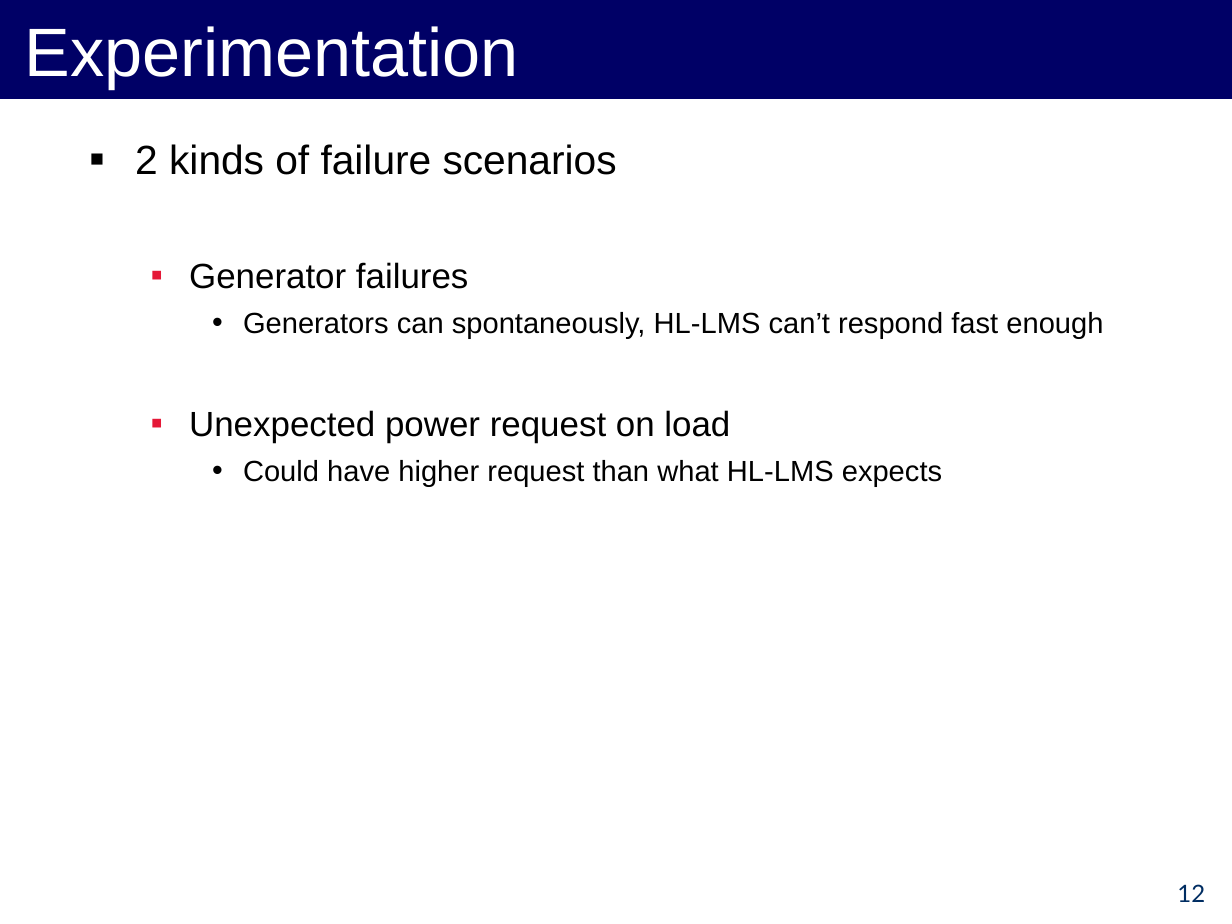
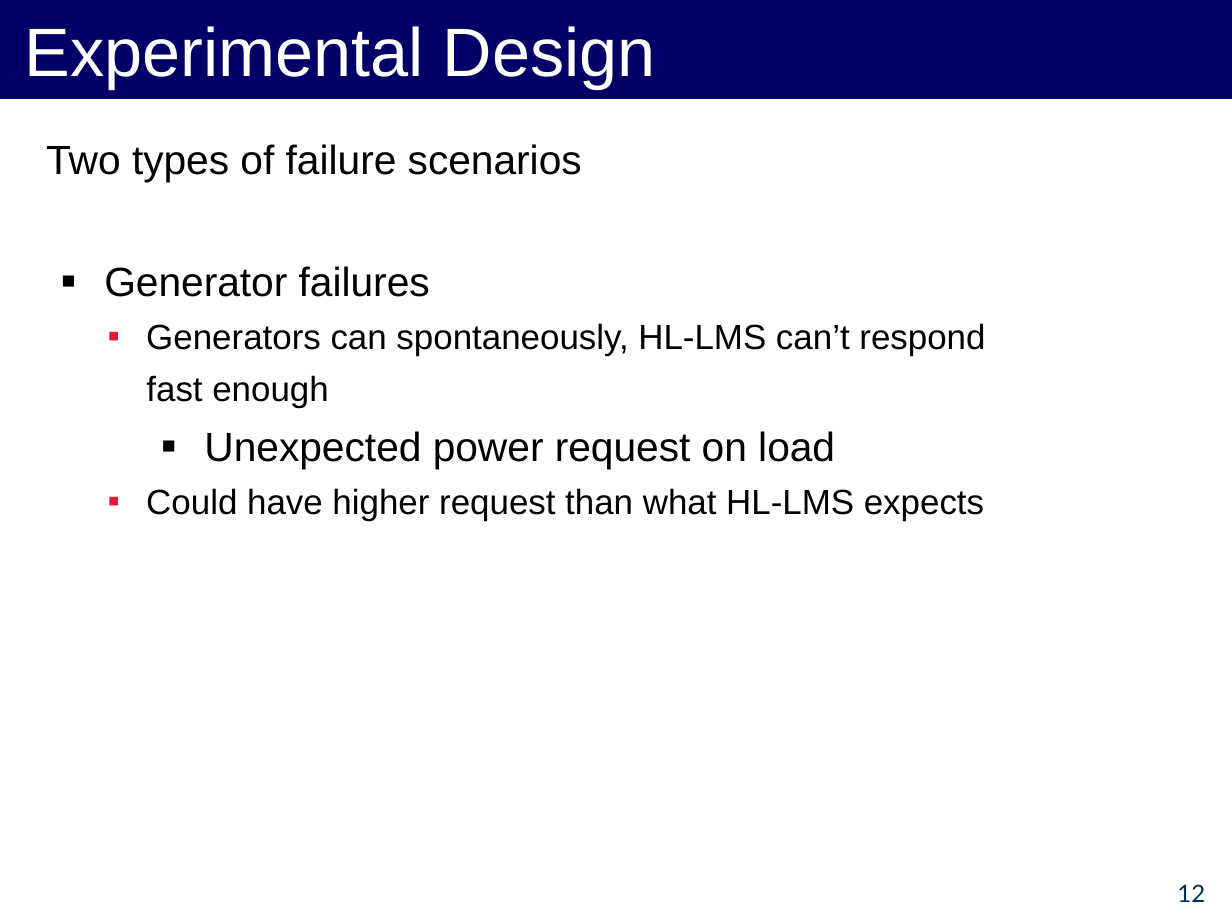
Before and after one commit to forresti/optimal_load_management, a slide deck: slide 12 of project/12-3-12_Presentation.ppt. Drawn at 1232x924 pixels with LibreOffice and Linux fonts; fonts in the diff are those of the drawing. Boxes give left, top, right and bottom in pixels: in the first picture for what was removed or moved away, otherwise in the second. Text is boxed around its words. In the diff, an @@ line names an element or a change of style, - is before the commit and + after.

```diff
--- a/project/12-3-12_Presentation.ppt
+++ b/project/12-3-12_Presentation.ppt
@@ title at (25,26,656,89): text changed @@
-Experimentation
+Experimental Design
@@ text at (46,144,582,182): text changed @@
-▪ 2 kinds of failure scenarios
+Two types of failure scenarios
@@ text at (104,266,984,521): size 20.4 to 23.8 pt in "Generator failures", "Unexpected power request on load"; size 17 to 20.4 pt in "Could have higher request than what HL-LMS ..."; list level 2 to 1 in "Generator failures"; bullet colour #E51837 to #000000; list level 2 to 1 in "Unexpected power request on load"; bullet • to ▪; list level 3 to 2 in "Could have higher request than ..."; bullet colour #000000 to #E51837 @@
@@ text at (146,323,985,408): text changed; size 17 to 20.4 pt @@
-    • Generators can spontaneously, HL-LMS can’t respond fast enough
+  ▪ Generators can spontaneously, HL-LMS can’t respond
+  fast enough
```
Also in this commit, not shown: 13 other slides changed, 5 slides added, 6 slides removed, 7 other files.
